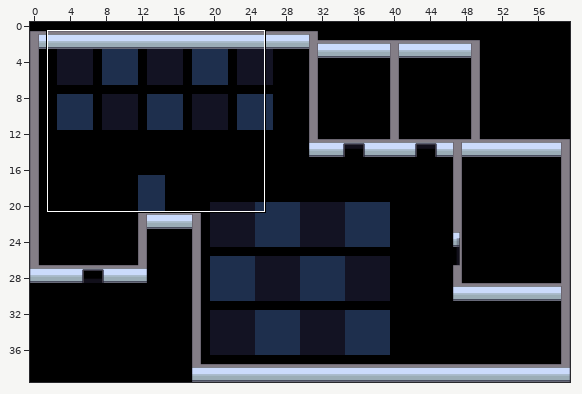
A Tiled map gets an edit: maps/office template small/Small Medium Office.tmx. The first picture is a wide view before the edit; the outline marks the close-up.
Close-up. Before:
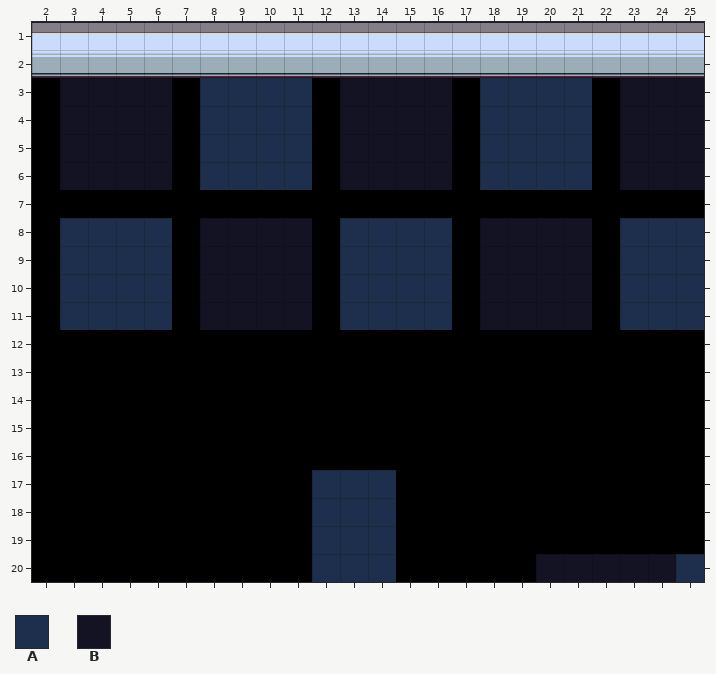
Cells are 32x32 px. Shown: x 2..25, y 1..20. The commit also changed other parts of the map, which this record leaves out. Not drawn, because the pictures are missing: unchanged layer "bg/floors".
Key: from "Gather Swatches 1.x": A 113, B 123.
_ is an empty cell.
Layers that did not change in this view are not listed.
Layer "bg/floors 2" before, first column x 2:
 1 ________________________
 2 ________________________
 3 _BBBB_AAAA_BBBB_AAAA_BBB
 4 _BBBB_AAAA_BBBB_AAAA_BBB
 5 _BBBB_AAAA_BBBB_AAAA_BBB
 6 _BBBB_AAAA_BBBB_AAAA_BBB
 7 ________________________
 8 _AAAA_BBBB_AAAA_BBBB_AAA
 9 _AAAA_BBBB_AAAA_BBBB_AAA
10 _AAAA_BBBB_AAAA_BBBB_AAA
11 _AAAA_BBBB_AAAA_BBBB_AAA
12 ________________________
13 ________________________
14 ________________________
15 ________________________
16 ________________________
17 __________AAA___________
18 __________AAA___________
19 __________AAA___________
20 __________AAA_____BBBBBA
The result:
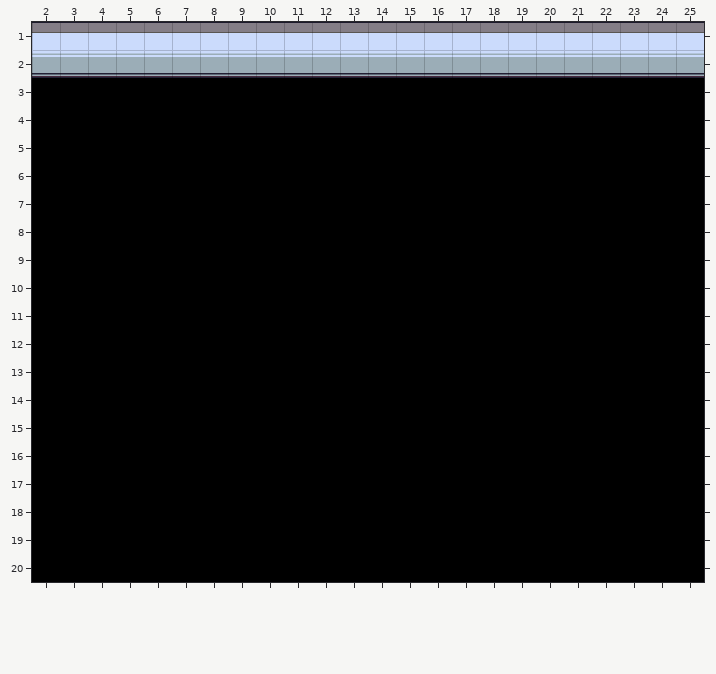
See-through tiles are keyed as they look on the map.
Edits made:
Changed rows in their new state; . is an unchanged cell.
Layer "bg/floors 2":
first column x 3:
 3 ____.____.____.____.___
 4 ____.____.____.____.___
 5 ____.____.____.____.___
 6 ____.____.____.____.___
 8 ____.____.____.____.___
 9 ____.____.____.____.___
10 ____.____.____.____.___
11 ____.____.____.____.___
first column x 12:
17 ___...........
18 ___...........
19 ___...........
20 ___.....______
